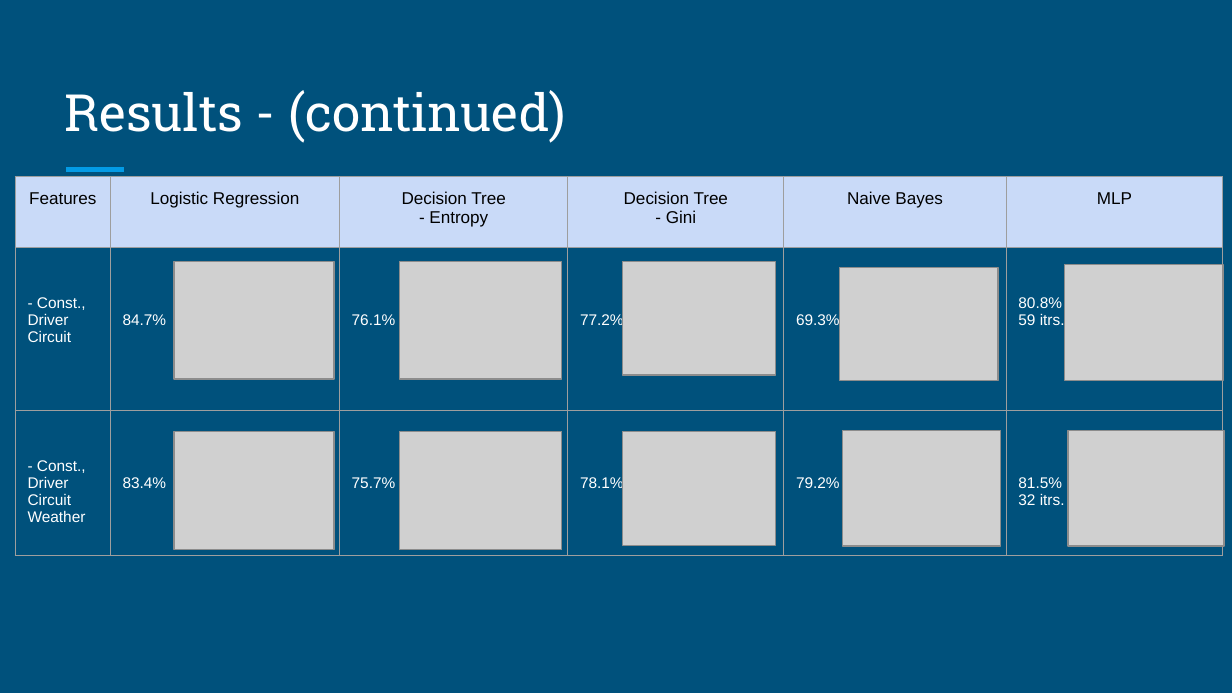
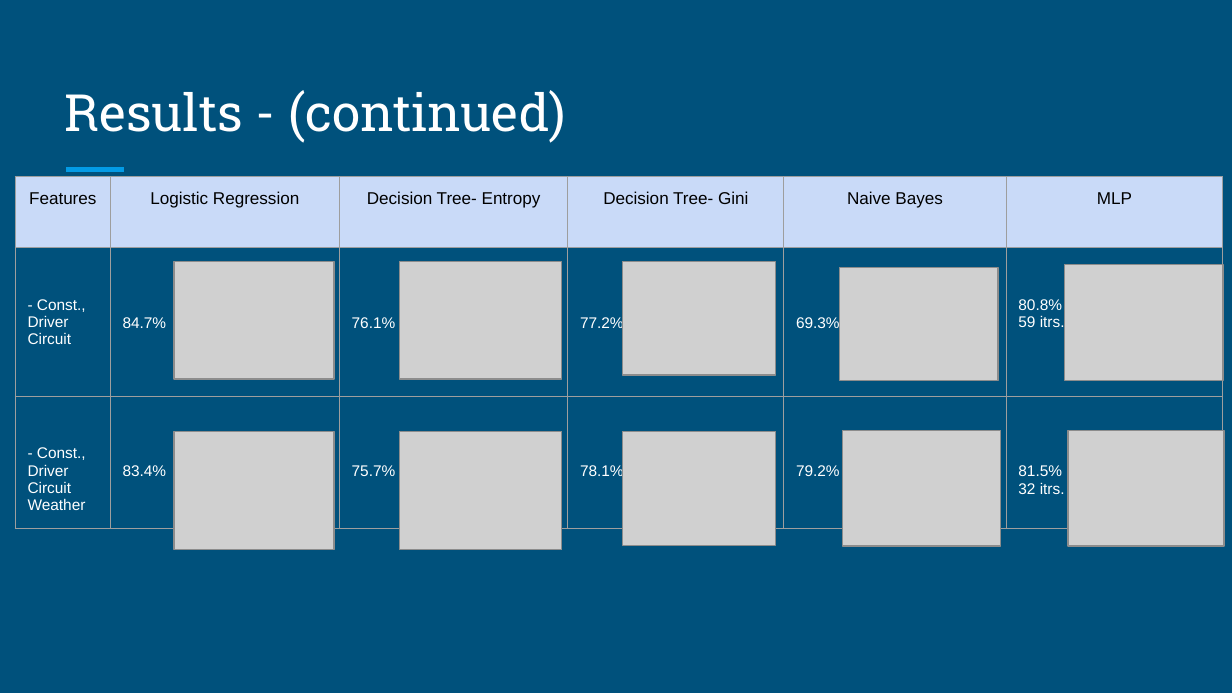
Before and after one commit to dvermagithub/GottaGoFast, a slide deck: slide 7 of Logistic Regression and MLP/Logistic Regression and Other Classifiers ML on F1 Data Set (1).pptx. Drawn at 1232x693 pixels with LibreOffice and Linux fonts; fonts in the diff are those of the drawing; grey boxes stand for pictures. Boxes give left, top, right and bottom in pixels: in the first picture for what was removed or moved away, otherwise in the second. Text is boxed around its words. In the diff, an @@ line names an element or a change of style, - is before the commit and + after.

```diff
--- a/Logistic Regression and MLP/Logistic Regression and Other Classifiers ML on F1 Data Set (1).pptx
+++ b/Logistic Regression and MLP/Logistic Regression and Other Classifiers ML on F1 Data Set (1).pptx
@@ table at bbox=[15, 176, 1221, 514] @@
-row 1, column 3: Decision Tree - Entropy
+row 1, column 3: Decision Tree- Entropy
-row 1, column 4: Decision Tree - Gini
+row 1, column 4: Decision Tree- Gini
```
Also in this commit, not shown: 7 other slides changed, 2 slides added, 1 other file.
